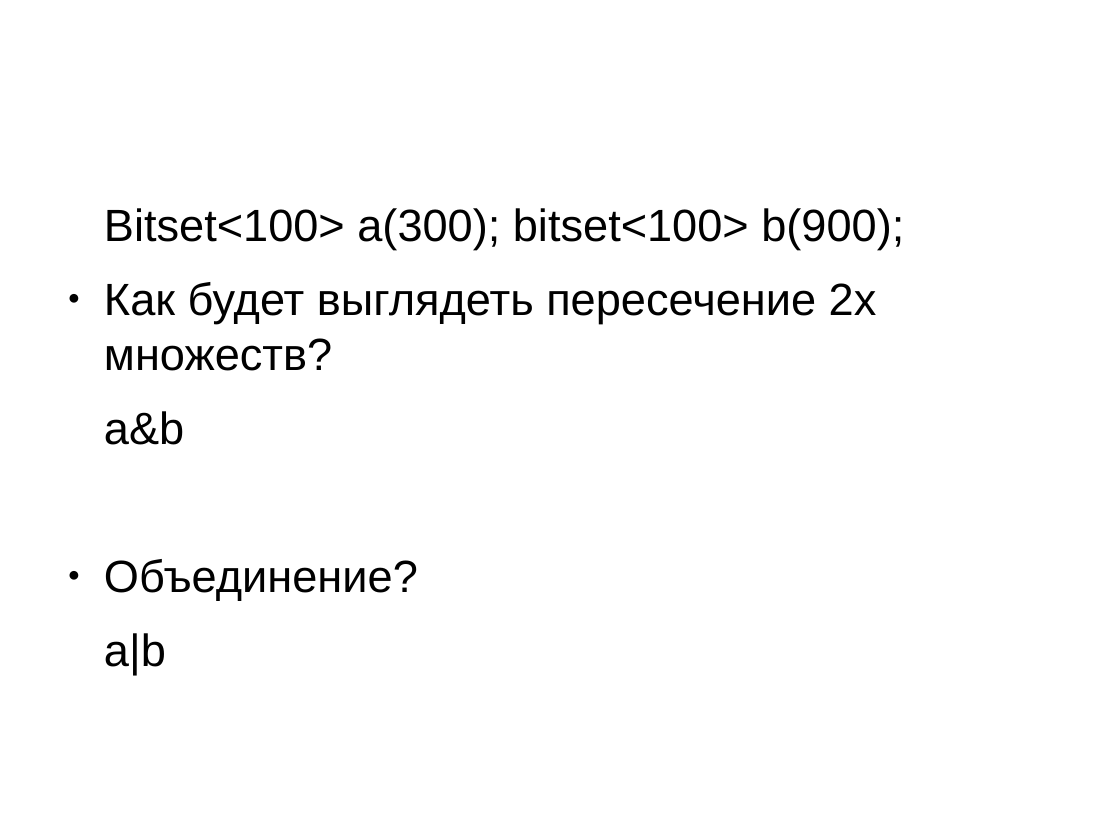
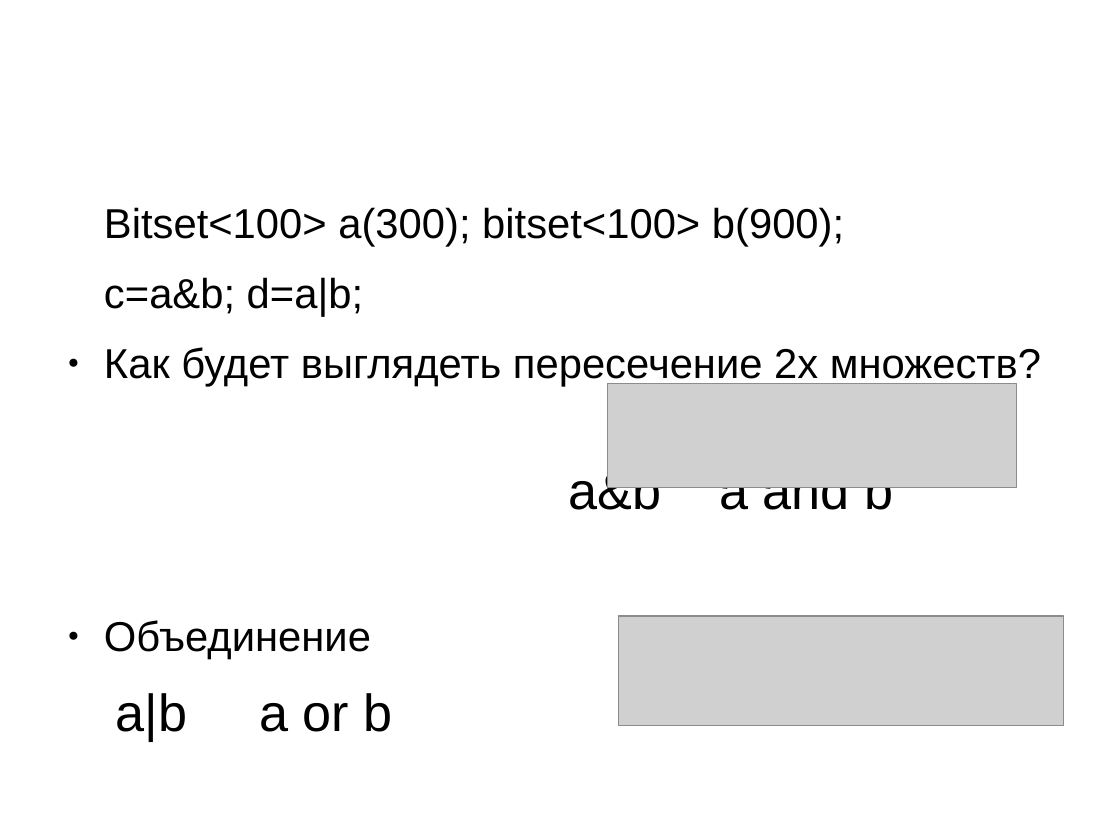
Before and after one commit to gritsulyak/School, a slide deck: slide 6 of 5/bagwords.odp. Drawn at 1120x840 pixels with LibreOffice and Linux fonts; fonts in the diff are those of the drawing; grey boxes stand for pictures. Boxes give left, top, right and bottom in pixels: in the first picture for what was removed or moved away, otherwise in the second. Text is boxed around its words. In the diff, an @@ line names an element or a change of style, - is before the commit and + after.

```diff
--- a/5/bagwords.odp
+++ b/5/bagwords.odp
@@ text at [104,207,1041,387]: size 32 to 29.6 pt in "Bitset<100> a(300); bitset<100> b(900);", "Как будет выглядеть пересечение 2х множеств?" @@
@@ text at [104,277,363,317]: paragraph added @@
+с=a&b; d=a|b;
@@ picture added at [608,384,1016,488] @@
@@ text at [104,467,662,742]: text changed; size 32 to 37 pt @@
-a&b
-● Объединение?
-a|b
+a&b a and b
+● Объединение
+a|b a or b
@@ picture added at [619,616,1064,726] @@
```
Also in this commit, not shown: 6 other slides changed, 7 slides added, 1 other file.
